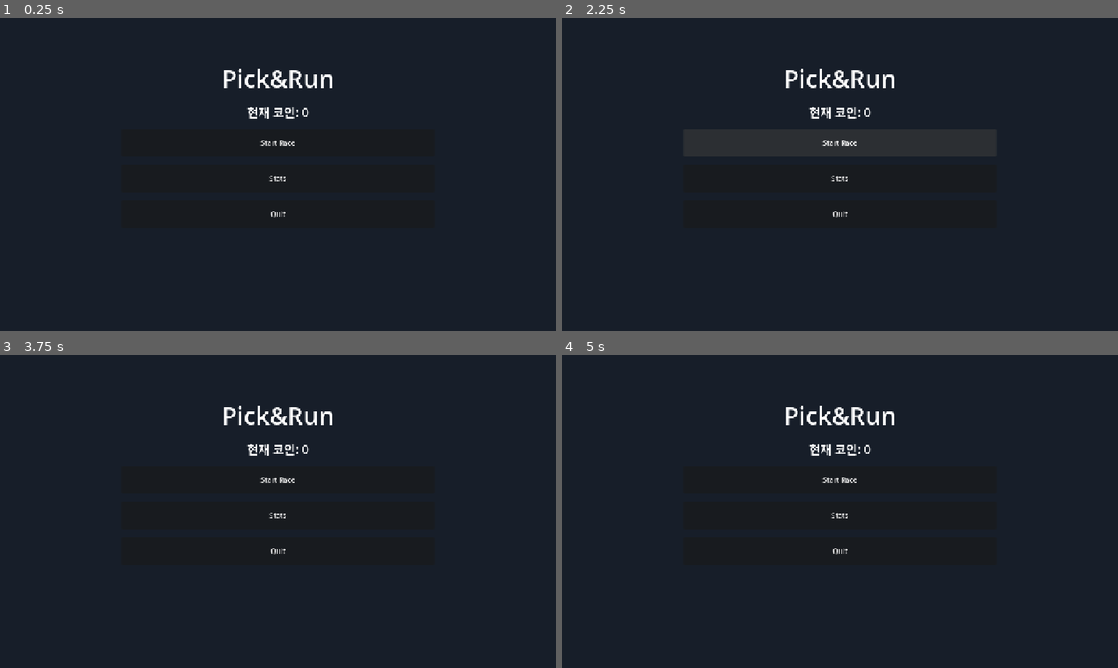
Above: before the commit, frames 1-4 (two rows, left to right).
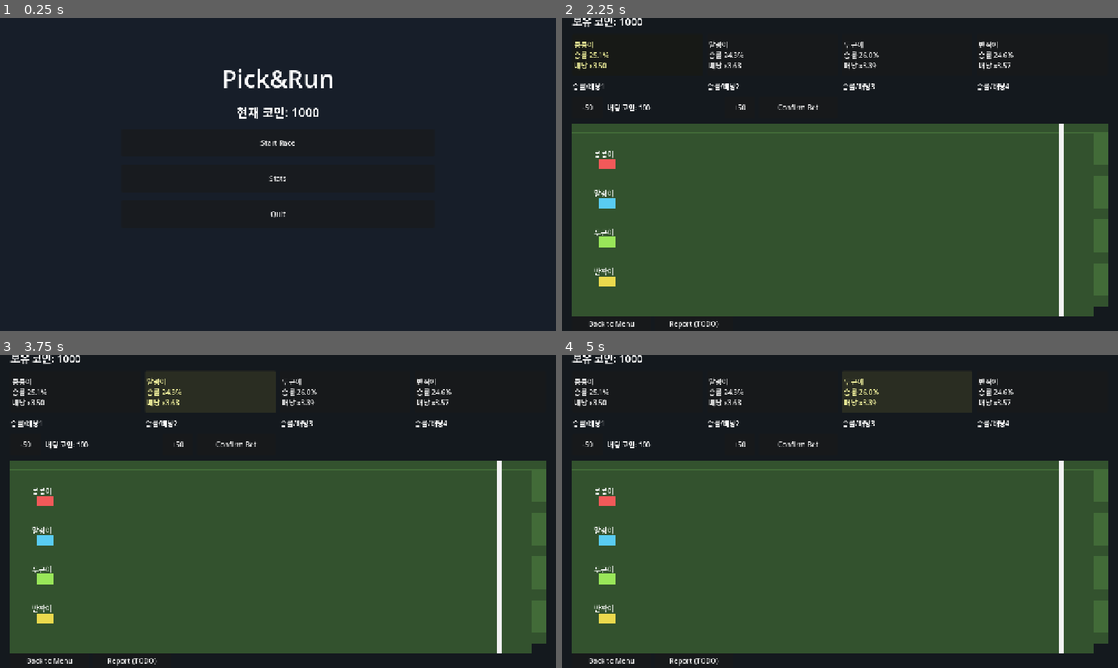
Above: after the commit, the same moments.

Repository: NAYUNCHAN/Pick-Run
Game: Godot game, scene res://scenes/MainMenu.tscn
Two runs of this game, one before a commit and one after it. Both use one fixed random seed, a clock stepped at 60 frames per second and the inputs below.
Inputs (mouse positions are in pixels of both pictures, inside the frame that each line leads up to):
- Up to frame 1 (0.25 s): no input
- Up to frame 2 (2.25 s): click "Stats" at 0.5 s; click (701, 196) at 1.25 s, where only the run after the commit has a clickable "Back"; click "Start Race" at 2 s
- Up to frame 3 (3.75 s): click (77, 392) at 2.75 s, where only the run after the commit has a clickable "콩콩이 승률 25.1% 배당 x3.50"; click (211, 392) at 3.5 s, where only the run after the commit has a clickable "말랑이 승률 24.3% 배당 x3.63"
- Up to frame 4 (5 s): click (906, 392) at 4.25 s, where only the run after the commit has a clickable "두근이 승률 26.0% 배당 x3.39"

The runs differ from the first frame. In frame 1, 0.3% of the frame differs, in the area x 42-58%, y 28-33%; in frame 2, 62%; in frame 3, 62%; in frame 4, 62%, in the area x 1-99%, y 0-100%.
Error before the commit: Parse Error: Class "GameState" hides an autoload singleton. (res://scripts/GameState.gd:2)

Commit message:
Fix menu label lookup and ensure horses/cards render reliably

Diff:
--- a/scenes/MainMenu.tscn
+++ b/scenes/MainMenu.tscn
@@ -43,6 +43,7 @@
 theme_override_font_sizes/font_size = 56
 
 [node name="CoinsLabel" type="Label" parent="MarginContainer/VBoxContainer"]
+unique_name_in_owner = true
 layout_mode = 2
 text = "현재 코인: 0"
 horizontal_alignment = 1
--- a/scenes/Race.tscn
+++ b/scenes/Race.tscn
@@ -11,175 +11,201 @@
 grow_vertical = 2
 script = ExtResource("1_7l0m4")
 
-[node name="Background" type="ColorRect" parent="."]
-layout_mode = 1
-anchors_preset = 15
-anchor_right = 1.0
-anchor_bottom = 1.0
-grow_horizontal = 2
-grow_vertical = 2
-color = Color(0.08, 0.1, 0.12, 1)
-
-[node name="RootMargin" type="MarginContainer" parent="."]
-layout_mode = 1
-anchors_preset = 15
-anchor_right = 1.0
-anchor_bottom = 1.0
-grow_horizontal = 2
-grow_vertical = 2
-theme_override_constants/margin_left = 24
-theme_override_constants/margin_top = 16
-theme_override_constants/margin_right = 24
-theme_override_constants/margin_bottom = 16
-
-[node name="MainVBox" type="VBoxContainer" parent="RootMargin"]
-layout_mode = 2
-theme_override_constants/separation = 12
-
-[node name="TopBar" type="HBoxContainer" parent="RootMargin/MainVBox"]
-layout_mode = 2
-
-[node name="CoinLabel" type="Label" parent="RootMargin/MainVBox/TopBar"]
-layout_mode = 2
-text = "보유 코인: 0"
-theme_override_font_sizes/font_size = 24
-
-[node name="HorseCards" type="HBoxContainer" parent="RootMargin/MainVBox"]
-layout_mode = 2
-theme_override_constants/separation = 10
-
-[node name="HorseCard1" type="Button" parent="RootMargin/MainVBox/HorseCards"]
-custom_minimum_size = Vector2(0, 56)
-layout_mode = 2
-size_flags_horizontal = 3
-text = "1"
-
-[node name="HorseCard2" type="Button" parent="RootMargin/MainVBox/HorseCards"]
-custom_minimum_size = Vector2(0, 56)
-layout_mode = 2
-size_flags_horizontal = 3
-text = "2"
-
-[node name="HorseCard3" type="Button" parent="RootMargin/MainVBox/HorseCards"]
-custom_minimum_size = Vector2(0, 56)
-layout_mode = 2
-size_flags_horizontal = 3
-text = "3"
-
-[node name="HorseCard4" type="Button" parent="RootMargin/MainVBox/HorseCards"]
-custom_minimum_size = Vector2(0, 56)
-layout_mode = 2
-size_flags_horizontal = 3
-text = "4"
-
-[node name="OddsRow" type="HBoxContainer" parent="RootMargin/MainVBox"]
-layout_mode = 2
-theme_override_constants/separation = 10
-
-[node name="Odds1" type="Label" parent="RootMargin/MainVBox/OddsRow"]
-layout_mode = 2
-size_flags_horizontal = 3
-text = "승률/배당1"
-
-[node name="Odds2" type="Label" parent="RootMargin/MainVBox/OddsRow"]
-layout_mode = 2
-size_flags_horizontal = 3
-text = "승률/배당2"
-
-[node name="Odds3" type="Label" parent="RootMargin/MainVBox/OddsRow"]
-layout_mode = 2
-size_flags_horizontal = 3
-text = "승률/배당3"
-
-[node name="Odds4" type="Label" parent="RootMargin/MainVBox/OddsRow"]
-layout_mode = 2
-size_flags_horizontal = 3
-text = "승률/배당4"
-
-[node name="BetPanel" type="HBoxContainer" parent="RootMargin/MainVBox"]
-layout_mode = 2
-theme_override_constants/separation = 10
-
-[node name="MinusButton" type="Button" parent="RootMargin/MainVBox/BetPanel"]
-custom_minimum_size = Vector2(70, 50)
-layout_mode = 2
-text = "-50"
-
-[node name="BetLabel" type="Label" parent="RootMargin/MainVBox/BetPanel"]
-custom_minimum_size = Vector2(260, 50)
-layout_mode = 2
-text = "배팅 코인: 100"
-vertical_alignment = 1
-
-[node name="PlusButton" type="Button" parent="RootMargin/MainVBox/BetPanel"]
-custom_minimum_size = Vector2(70, 50)
-layout_mode = 2
-text = "+50"
-
-[node name="ConfirmBetButton" type="Button" parent="RootMargin/MainVBox/BetPanel"]
-custom_minimum_size = Vector2(180, 50)
-layout_mode = 2
-text = "Confirm Bet"
-
-[node name="TrackArea" type="Control" parent="RootMargin/MainVBox"]
-custom_minimum_size = Vector2(0, 420)
-layout_mode = 2
-size_flags_vertical = 3
-
-[node name="TrackBg" type="ColorRect" parent="RootMargin/MainVBox/TrackArea"]
-layout_mode = 1
-anchors_preset = 15
-anchor_right = 1.0
-anchor_bottom = 1.0
-grow_horizontal = 2
-grow_vertical = 2
+[node name="TrackArea" type="Node2D" parent="."]
+position = Vector2(24, 266)
+z_index = 2
+
+[node name="TrackBg" type="ColorRect" parent="TrackArea"]
+offset_left = 0.0
+offset_top = 0.0
+offset_right = 1200.0
+offset_bottom = 420.0
 color = Color(0.2, 0.32, 0.18, 1)
-
-[node name="Lane1" type="ColorRect" parent="RootMargin/MainVBox/TrackArea"]
-layout_mode = 1
-offset_left = 0.0
-offset_top = 20.0
-offset_right = 0.0
-offset_bottom = 95.0
-anchor_right = 1.0
-color = Color(0.26, 0.42, 0.22, 1)
-
-[node name="Lane2" type="ColorRect" parent="RootMargin/MainVBox/TrackArea"]
-layout_mode = 1
-offset_left = 0.0
-offset_top = 120.0
-offset_right = 0.0
-offset_bottom = 195.0
-anchor_right = 1.0
-color = Color(0.26, 0.42, 0.22, 1)
-
-[node name="Lane3" type="ColorRect" parent="RootMargin/MainVBox/TrackArea"]
-layout_mode = 1
-offset_left = 0.0
-offset_top = 220.0
-offset_right = 0.0
-offset_bottom = 295.0
-anchor_right = 1.0
-color = Color(0.26, 0.42, 0.22, 1)
-
-[node name="Lane4" type="ColorRect" parent="RootMargin/MainVBox/TrackArea"]
-layout_mode = 1
-offset_left = 0.0
-offset_top = 320.0
-offset_right = 0.0
-offset_bottom = 395.0
-anchor_right = 1.0
-color = Color(0.26, 0.42, 0.22, 1)
-
-[node name="FinishLine" type="ColorRect" parent="RootMargin/MainVBox/TrackArea"]
-layout_mode = 1
+z_index = -1
+
+[node name="HorsesLayer" type="Node2D" parent="TrackArea"]
+unique_name_in_owner = true
+position = Vector2(0, 0)
+
+[node name="FinishLine" type="ColorRect" parent="TrackArea"]
+unique_name_in_owner = true
 offset_left = 1120.0
 offset_top = 0.0
 offset_right = 1130.0
 offset_bottom = 420.0
 color = Color(0.95, 0.95, 0.95, 1)
 
-[node name="HorsesLayer" type="Node2D" parent="RootMargin/MainVBox/TrackArea"]
+
+[node name="Background" type="ColorRect" parent="."]
+layout_mode = 1
+anchors_preset = 15
+anchor_right = 1.0
+anchor_bottom = 1.0
+grow_horizontal = 2
+grow_vertical = 2
+color = Color(0.08, 0.1, 0.12, 1)
+
+[node name="RootMargin" type="MarginContainer" parent="."]
+layout_mode = 1
+anchors_preset = 15
+anchor_right = 1.0
+anchor_bottom = 1.0
+grow_horizontal = 2
+grow_vertical = 2
+theme_override_constants/margin_left = 24
+theme_override_constants/margin_top = 16
+theme_override_constants/margin_right = 24
+theme_override_constants/margin_bottom = 16
+
+[node name="MainVBox" type="VBoxContainer" parent="RootMargin"]
+layout_mode = 2
+theme_override_constants/separation = 12
+
+[node name="TopBar" type="HBoxContainer" parent="RootMargin/MainVBox"]
+layout_mode = 2
+
+[node name="CoinLabel" type="Label" parent="RootMargin/MainVBox/TopBar"]
+layout_mode = 2
+text = "보유 코인: 0"
+theme_override_font_sizes/font_size = 24
+
+[node name="HorseCards" type="HBoxContainer" parent="RootMargin/MainVBox"]
+unique_name_in_owner = true
+layout_mode = 2
+theme_override_constants/separation = 10
+
+[node name="HorseCard1" type="Button" parent="RootMargin/MainVBox/HorseCards"]
+custom_minimum_size = Vector2(0, 56)
+layout_mode = 2
+size_flags_horizontal = 3
+text = "1"
+
+[node name="HorseCard2" type="Button" parent="RootMargin/MainVBox/HorseCards"]
+custom_minimum_size = Vector2(0, 56)
+layout_mode = 2
+size_flags_horizontal = 3
+text = "2"
+
+[node name="HorseCard3" type="Button" parent="RootMargin/MainVBox/HorseCards"]
+custom_minimum_size = Vector2(0, 56)
+layout_mode = 2
+size_flags_horizontal = 3
+text = "3"
+
+[node name="HorseCard4" type="Button" parent="RootMargin/MainVBox/HorseCards"]
+custom_minimum_size = Vector2(0, 56)
+layout_mode = 2
+size_flags_horizontal = 3
+text = "4"
+
+[node name="OddsRow" type="HBoxContainer" parent="RootMargin/MainVBox"]
+layout_mode = 2
+theme_override_constants/separation = 10
+
+[node name="Odds1" type="Label" parent="RootMargin/MainVBox/OddsRow"]
+layout_mode = 2
+size_flags_horizontal = 3
+text = "승률/배당1"
+
+[node name="Odds2" type="Label" parent="RootMargin/MainVBox/OddsRow"]
+layout_mode = 2
+size_flags_horizontal = 3
+text = "승률/배당2"
+
+[node name="Odds3" type="Label" parent="RootMargin/MainVBox/OddsRow"]
+layout_mode = 2
+size_flags_horizontal = 3
+text = "승률/배당3"
+
+[node name="Odds4" type="Label" parent="RootMargin/MainVBox/OddsRow"]
+layout_mode = 2
+size_flags_horizontal = 3
+text = "승률/배당4"
+
+[node name="BetPanel" type="HBoxContainer" parent="RootMargin/MainVBox"]
+layout_mode = 2
+theme_override_constants/separation = 10
+
+[node name="MinusButton" type="Button" parent="RootMargin/MainVBox/BetPanel"]
+custom_minimum_size = Vector2(70, 50)
+layout_mode = 2
+text = "-50"
+
+[node name="BetLabel" type="Label" parent="RootMargin/MainVBox/BetPanel"]
+custom_minimum_size = Vector2(260, 50)
+layout_mode = 2
+text = "배팅 코인: 100"
+vertical_alignment = 1
+
+[node name="PlusButton" type="Button" parent="RootMargin/MainVBox/BetPanel"]
+custom_minimum_size = Vector2(70, 50)
+layout_mode = 2
+text = "+50"
+
+[node name="ConfirmBetButton" type="Button" parent="RootMargin/MainVBox/BetPanel"]
+custom_minimum_size = Vector2(180, 50)
+layout_mode = 2
+text = "Confirm Bet"
+
+[node name="TrackAreaUI" type="Control" parent="RootMargin/MainVBox"]
+custom_minimum_size = Vector2(0, 420)
+layout_mode = 2
+size_flags_vertical = 3
+
+[node name="TrackBg" type="ColorRect" parent="RootMargin/MainVBox/TrackAreaUI"]
+layout_mode = 1
+anchors_preset = 15
+anchor_right = 1.0
+anchor_bottom = 1.0
+grow_horizontal = 2
+grow_vertical = 2
+color = Color(0.2, 0.32, 0.18, 1)
+
+[node name="Lane1" type="ColorRect" parent="RootMargin/MainVBox/TrackAreaUI"]
+layout_mode = 1
+offset_left = 0.0
+offset_top = 20.0
+offset_right = 0.0
+offset_bottom = 95.0
+anchor_right = 1.0
+color = Color(0.26, 0.42, 0.22, 1)
+
+[node name="Lane2" type="ColorRect" parent="RootMargin/MainVBox/TrackAreaUI"]
+layout_mode = 1
+offset_left = 0.0
+offset_top = 120.0
+offset_right = 0.0
+offset_bottom = 195.0
+anchor_right = 1.0
+color = Color(0.26, 0.42, 0.22, 1)
+
+[node name="Lane3" type="ColorRect" parent="RootMargin/MainVBox/TrackAreaUI"]
+layout_mode = 1
+offset_left = 0.0
+offset_top = 220.0
+offset_right = 0.0
+offset_bottom = 295.0
+anchor_right = 1.0
+color = Color(0.26, 0.42, 0.22, 1)
+
+[node name="Lane4" type="ColorRect" parent="RootMargin/MainVBox/TrackAreaUI"]
+layout_mode = 1
+offset_left = 0.0
+offset_top = 320.0
+offset_right = 0.0
+offset_bottom = 395.0
+anchor_right = 1.0
+color = Color(0.26, 0.42, 0.22, 1)
+
+[node name="FinishLineUI" type="ColorRect" parent="RootMargin/MainVBox/TrackAreaUI"]
+layout_mode = 1
+offset_left = 1120.0
+offset_top = 0.0
+offset_right = 1130.0
+offset_bottom = 420.0
+color = Color(0.95, 0.95, 0.95, 1)
+
+[node name="HorsesLayerUI" type="Node2D" parent="RootMargin/MainVBox/TrackAreaUI"]
 position = Vector2(0, 0)
 
 [node name="BottomButtons" type="HBoxContainer" parent="RootMargin/MainVBox"]
--- a/scripts/GameState.gd
+++ b/scripts/GameState.gd
@@ -1,5 +1,4 @@
 extends Node
-class_name GameState
 
 const START_COINS := 1000
 const TEMP_MULTIPLIER := 2.0 # TODO: 다음 작업에서 몬테카를로 배당으로 교체
--- a/scripts/Horse.gd
+++ b/scripts/Horse.gd
@@ -1,16 +1,20 @@
 extends Node2D
 class_name Horse
 
-@onready var body: ColorRect = $Body
-@onready var name_label: Label = $NameLabel
+@onready var body: ColorRect = get_node_or_null("Body") as ColorRect
+@onready var name_label: Label = get_node_or_null("NameLabel") as Label
 
+var horse_id: int = -1
 var horse_data: Dictionary = {}
 var race_distance: float = 0.0
 
 func setup(data: Dictionary) -> void:
 	horse_data = data.duplicate(true)
-	body.color = horse_data.get("color", Color.WHITE)
-	name_label.text = str(horse_data.get("name", "말"))
+	horse_id = int(horse_data.get("id", -1))
+	if body != null:
+		body.color = horse_data.get("color", Color.WHITE)
+	if name_label != null:
+		name_label.text = str(horse_data.get("name", "말"))
 	race_distance = 0.0
 
 func reset_for_race(start_x: float) -> void:
--- a/scripts/MainMenu.gd
+++ b/scripts/MainMenu.gd
@@ -1,11 +1,15 @@
 extends Control
 
-@onready var coins_label: Label = $MarginContainer/VBoxContainer/CoinsLabel
+@onready var coins_label: Label = get_node_or_null("%CoinsLabel") as Label
 @onready var start_race_button: Button = $MarginContainer/VBoxContainer/StartRaceButton
 @onready var stats_button: Button = $MarginContainer/VBoxContainer/StatsButton
 @onready var quit_button: Button = $MarginContainer/VBoxContainer/QuitButton
 
+var _coins_label_error_logged: bool = false
+
 func _ready() -> void:
+	if coins_label == null:
+		coins_label = find_child("CoinsLabel", true, false) as Label
 	start_race_button.pressed.connect(_on_start_race_pressed)
 	stats_button.pressed.connect(_on_stats_pressed)
 	quit_button.pressed.connect(_on_quit_pressed)
@@ -16,7 +20,16 @@
 		refresh_ui()
 
 func refresh_ui() -> void:
-	coins_label.text = "현재 코인: %d" % GameState.coins
+	if not is_node_ready():
+		return
+	if coins_label == null:
+		coins_label = find_child("CoinsLabel", true, false) as Label
+	if coins_label == null:
+		if not _coins_label_error_logged:
+			push_error("MainMenu: CoinsLabel not found. Check MainMenu.tscn node name + Unique Name in Owner.")
+			_coins_label_error_logged = true
+		return
+	coins_label.text = "현재 코인: %d" % int(GameState.coins)
 
 func _on_start_race_pressed() -> void:
 	get_tree().change_scene_to_file("res://scenes/Race.tscn")
--- a/scripts/RaceController.gd
+++ b/scripts/RaceController.gd
@@ -3,19 +3,6 @@
 const TRACK_DISTANCE := 1000.0
 
 @onready var coin_label: Label = $RootMargin/MainVBox/TopBar/CoinLabel
-@onready var horse_cards: Array[Button] = [
-	$RootMargin/MainVBox/HorseCards/HorseCard1,
-	$RootMargin/MainVBox/HorseCards/HorseCard2,
-	$RootMargin/MainVBox/HorseCards/HorseCard3,
-	$RootMargin/MainVBox/HorseCards/HorseCard4
-]
-@onready var odds_labels: Array[Label] = [
-	$RootMargin/MainVBox/OddsRow/Odds1,
-	$RootMargin/MainVBox/OddsRow/Odds2,
-	$RootMargin/MainVBox/OddsRow/Odds3,
-	$RootMargin/MainVBox/OddsRow/Odds4
-]
-
 @onready var bet_label: Label = $RootMargin/MainVBox/BetPanel/BetLabel
 @onready var minus_button: Button = $RootMargin/MainVBox/BetPanel/MinusButton
 @onready var plus_button: Button = $RootMargin/MainVBox/BetPanel/PlusButton
@@ -24,11 +11,14 @@
 @onready var back_button: Button = $RootMargin/MainVBox/BottomButtons/BackButton
 @onready var report_button: Button = $RootMargin/MainVBox/BottomButtons/ReportButton
 
-@onready var horses_container: Node2D = $TrackArea/HorsesLayer
-@onready var finish_line: ColorRect = $TrackArea/FinishLine
+@onready var horses_container: Node2D = get_node_or_null("%HorsesLayer") as Node2D
+@onready var finish_line: ColorRect = get_node_or_null("%FinishLine") as ColorRect
 @onready var result_panel: PanelContainer = $ResultPanel
 @onready var result_label: Label = $ResultPanel/MarginContainer/ResultVBox/ResultLabel
 @onready var settlement_label: Label = $ResultPanel/MarginContainer/ResultVBox/SettlementLabel
+
+var horse_cards_container: HBoxContainer = null
+var horse_cards: Array[Button] = []
 
 var horse_nodes: Array[Horse] = []
 var horses_data: Array[Dictionary] = []
@@ -38,9 +28,17 @@
 var race_elapsed: float = 0.0
 
 func _ready() -> void:
+	_resolve_required_nodes()
+	if not _validate_required_nodes():
+		set_process(false)
+		set_physics_process(false)
+		return
+
 	horses_data = HorseData.get_all_horses()
+	_ensure_horse_cards_container()
 	_setup_horses()
 	_setup_ui()
+	_update_horse_cards_info()
 	select_horse(0)
 	update_bet_ui()
 	_update_coin_label()
@@ -55,15 +53,16 @@
 	for i in horse_nodes.size():
 		var node := horse_nodes[i]
 		var data := horses_data[i]
-		var progress_ratio := clamp(node.race_distance / TRACK_DISTANCE, 0.0, 1.0)
-		var fatigue_multiplier := clamp(float(data["stamina"]) - progress_ratio * 0.35, 0.55, 1.2)
-		var speed_variance := randf_range(-24.0, 24.0)
-		var luck_bonus := 0.0
-		if randf() < (float(data["luck"]) / 100.0) * 0.05:
+		var progress_ratio: float = clampf(float(node.race_distance) / float(TRACK_DISTANCE), 0.0, 1.0)
+		var stamina_value: float = float(data.get("stamina", 1.0))
+		var fatigue_multiplier: float = clampf(stamina_value - progress_ratio * 0.35, 0.55, 1.2)
+		var speed_variance: float = randf_range(-24.0, 24.0)
+		var luck_bonus: float = 0.0
+		if randf() < (float(data.get("luck", 0)) / 100.0) * 0.05:
 			luck_bonus = randf_range(10.0, 22.0)
 
-		var move_speed := max(30.0, float(data["base_speed"]) * fatigue_multiplier + speed_variance + luck_bonus)
-		var move_delta := move_speed * delta
+		var move_speed: float = float(max(30.0, float(data.get("base_speed", 120.0)) * fatigue_multiplier + speed_variance + luck_bonus))
+		var move_delta: float = move_speed * delta
 		node.race_distance += move_delta
 		node.position.x += move_delta
 		if node.position.x >= finish_line.position.x and winner_idx == -1:
@@ -71,6 +70,21 @@
 
 	if winner_idx != -1:
 		finish_race(winner_idx)
+
+func _resolve_required_nodes() -> void:
+	if horses_container == null:
+		horses_container = find_child("HorsesLayer", true, false) as Node2D
+	if finish_line == null:
+		finish_line = find_child("FinishLine", true, false) as ColorRect
+
+func _validate_required_nodes() -> bool:
+	if horses_container == null:
+		push_error("RaceController: HorsesLayer not found. Check Race.tscn node name + Unique Name in Owner.")
+		return false
+	if finish_line == null:
+		push_error("RaceController: FinishLine not found. Check Race.tscn node name + Unique Name in Owner.")
+		return false
+	return true
 
 func _input(event: InputEvent) -> void:
 	if event.is_action_pressed("ui_cancel"):
@@ -97,30 +111,101 @@
 		start_race()
 
 func _setup_horses() -> void:
+	if horses_container == null:
+		return
 	for child in horses_container.get_children():
 		child.queue_free()
 	horse_nodes.clear()
 
+	var horse_scene: PackedScene = preload("res://scenes/entities/Horse.tscn")
 	for i in horses_data.size():
-		var horse_scene: PackedScene = preload("res://scenes/entities/Horse.tscn")
 		var horse: Horse = horse_scene.instantiate()
 		horses_container.add_child(horse)
 		horse.setup(horses_data[i])
-		horse.position = Vector2(80, 60 + i * 120)
+		horse.position = Vector2(80.0, 70.0 + float(i) * 90.0)
+		horse.z_index = 5
 		horse_nodes.append(horse)
 
 func _setup_ui() -> void:
-	for i in horse_cards.size():
-		horse_cards[i].text = "%d) %s" % [i + 1, horses_data[i]["name"]]
-		horse_cards[i].pressed.connect(func() -> void: select_horse(i))
-		odds_labels[i].text = "%s 승률 -- / 배당 x2.00(임시)" % horses_data[i]["name"]
-
 	minus_button.pressed.connect(_on_minus_pressed)
 	plus_button.pressed.connect(_on_plus_pressed)
 	confirm_button.pressed.connect(start_race)
 	race_again_button.pressed.connect(reset_for_new_race)
 	back_button.pressed.connect(_on_back_pressed)
 	report_button.pressed.connect(_on_report_pressed)
+	for i in horse_cards.size():
+		horse_cards[i].pressed.connect(_on_horse_card_pressed.bind(i))
+
+func _ensure_horse_cards_container() -> void:
+	horse_cards_container = get_node_or_null("%HorseCards") as HBoxContainer
+	if horse_cards_container == null:
+		horse_cards_container = find_child("HorseCards", true, false) as HBoxContainer
+	if horse_cards_container == null:
+		var overlay := CanvasLayer.new()
+		overlay.name = "RuntimeHorseCardsLayer"
+		add_child(overlay)
+		var root_control := Control.new()
+		root_control.set_anchors_preset(Control.PRESET_FULL_RECT)
+		overlay.add_child(root_control)
+		var runtime_cards := HBoxContainer.new()
+		runtime_cards.name = "HorseCards"
+		runtime_cards.position = Vector2(24, 72)
+		runtime_cards.size = Vector2(1232, 120)
+		runtime_cards.add_theme_constant_override("separation", 10)
+		root_control.add_child(runtime_cards)
+		horse_cards_container = runtime_cards
+
+	for child in horse_cards_container.get_children():
+		child.queue_free()
+	horse_cards.clear()
+	for i in 4:
+		var card := Button.new()
+		card.custom_minimum_size = Vector2(0, 96)
+		card.size_flags_horizontal = Control.SIZE_EXPAND_FILL
+		card.autowrap_mode = TextServer.AUTOWRAP_WORD_SMART
+		card.alignment = HORIZONTAL_ALIGNMENT_LEFT
+		horse_cards_container.add_child(card)
+		horse_cards.append(card)
+
+func _build_probabilities() -> Array[Dictionary]:
+	# TODO: Monte Carlo 시뮬레이션 기반 확률/배당으로 교체
+	var scored: Array[Dictionary] = []
+	var total_score: float = 0.0
+	for data in horses_data:
+		var base_speed: float = float(data.get("base_speed", 120.0))
+		var stamina: float = float(data.get("stamina", 1.0))
+		var luck: float = float(data.get("luck", 0))
+		var score: float = base_speed * 1.0 + stamina * 0.6 + (luck / 100.0) * 0.4
+		total_score += score
+		scored.append({"score": score})
+
+	if total_score <= 0.0:
+		total_score = 1.0
+
+	for i in scored.size():
+		var p: float = float(scored[i]["score"]) / total_score
+		var multiplier: float = clampf((1.0 / max(p, 0.001)) * (1.0 - 0.12), 1.10, 10.0)
+		scored[i]["p"] = p
+		scored[i]["multiplier"] = multiplier
+
+	return scored
+
+func _update_horse_cards_info() -> void:
+	if horse_cards.is_empty() or horses_data.is_empty():
+		return
+	var probs: Array[Dictionary] = _build_probabilities()
+	for i in min(horse_cards.size(), horses_data.size()):
+		var data := horses_data[i]
+		var p: float = float(probs[i].get("p", 0.25))
+		var multiplier: float = float(probs[i].get("multiplier", 2.0))
+		horse_cards[i].text = "%s\n승률 %.1f%%\n배당 x%.2f" % [
+			str(data.get("name", "말")),
+			p * 100.0,
+			multiplier
+		]
+
+func _on_horse_card_pressed(index: int) -> void:
+	select_horse(index)
 
 func select_horse(index: int) -> void:
 	if is_racing:
@@ -165,7 +250,7 @@
 	_set_controls_locked(true)
 
 	for horse in horse_nodes:
-		horse.reset_for_race(80)
+		horse.reset_for_race(80.0)
 
 func finish_race(winner_idx: int) -> void:
 	is_racing = false
@@ -188,7 +273,7 @@
 	result_panel.visible = false
 	race_again_button.visible = false
 	for horse in horse_nodes:
-		horse.reset_for_race(80)
+		horse.reset_for_race(80.0)
 	update_bet_ui()
 
 func _set_controls_locked(locked: bool) -> void:
--- a/scripts/SaveSystem.gd
+++ b/scripts/SaveSystem.gd
@@ -5,7 +5,7 @@
 const VERSION := 1
 
 static func save(data: Dictionary) -> bool:
-	var payload := data.duplicate(true)
+	var payload: Dictionary = data.duplicate(true)
 	payload["version"] = VERSION
 
 	var file := FileAccess.open(SAVE_PATH, FileAccess.WRITE)
@@ -31,20 +31,20 @@
 	var text := file.get_as_text()
 	file.close()
 
-	var parsed := JSON.parse_string(text)
-	if typeof(parsed) != TYPE_DICTIONARY:
+	var parsed = JSON.parse_string(text)
+	if parsed == null or typeof(parsed) != TYPE_DICTIONARY:
 		push_warning("[SaveSystem] 손상된 save.json 감지. 기본값 복구")
 		save(default_data)
 		return default_data.duplicate(true)
 
-	var loaded: Dictionary = parsed
+	var loaded: Dictionary = parsed as Dictionary
 	if int(loaded.get("version", -1)) != VERSION:
 		push_warning("[SaveSystem] 버전 불일치. 기본값 복구")
 		save(default_data)
 		return default_data.duplicate(true)
 
 	# 최소 구조 검증(누락/손상 시 기본값으로 채움)
-	var merged := default_data.duplicate(true)
+	var merged: Dictionary = default_data.duplicate(true)
 	for key in default_data.keys():
 		if loaded.has(key):
 			merged[key] = loaded[key]
--- a/scripts/StatsController.gd
+++ b/scripts/StatsController.gd
@@ -27,7 +27,7 @@
 	var horse_lines: Array[String] = []
 	for horse in HorseData.get_all_horses():
 		var name := str(horse["name"])
-		var hstat := GameState.horse_stats.get(name, {"selected": 0, "wins": 0})
+		var hstat = GameState.horse_stats.get(name, {"selected": 0, "wins": 0})
 		var selected := int(hstat.get("selected", 0))
 		var hwins := int(hstat.get("wins", 0))
 		var hwin_rate := 0.0 if selected == 0 else (float(hwins) / float(selected)) * 100.0
